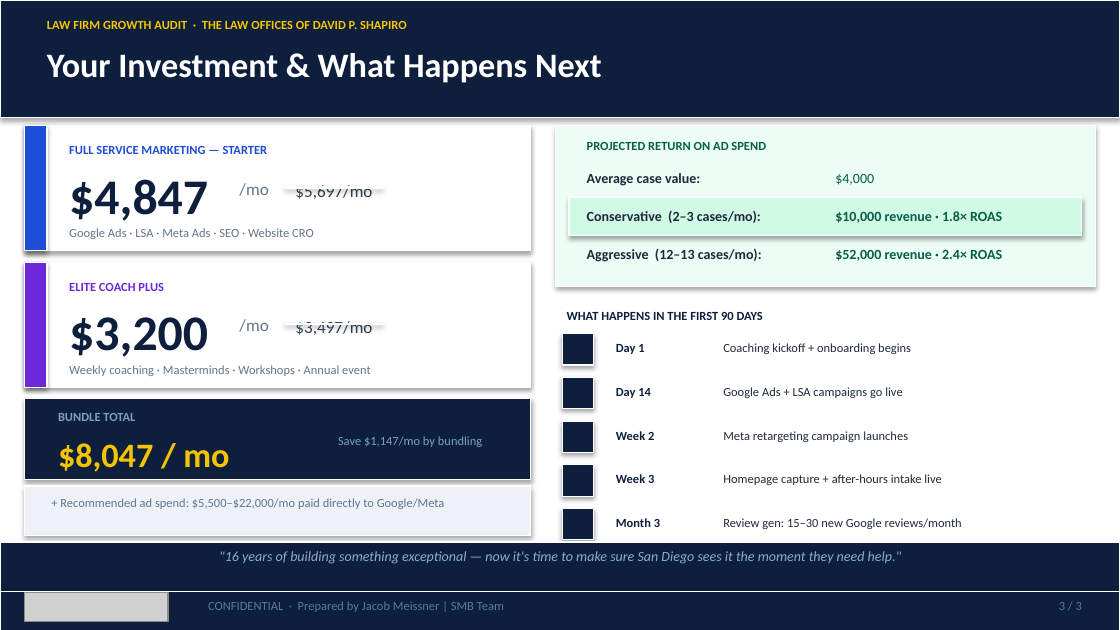
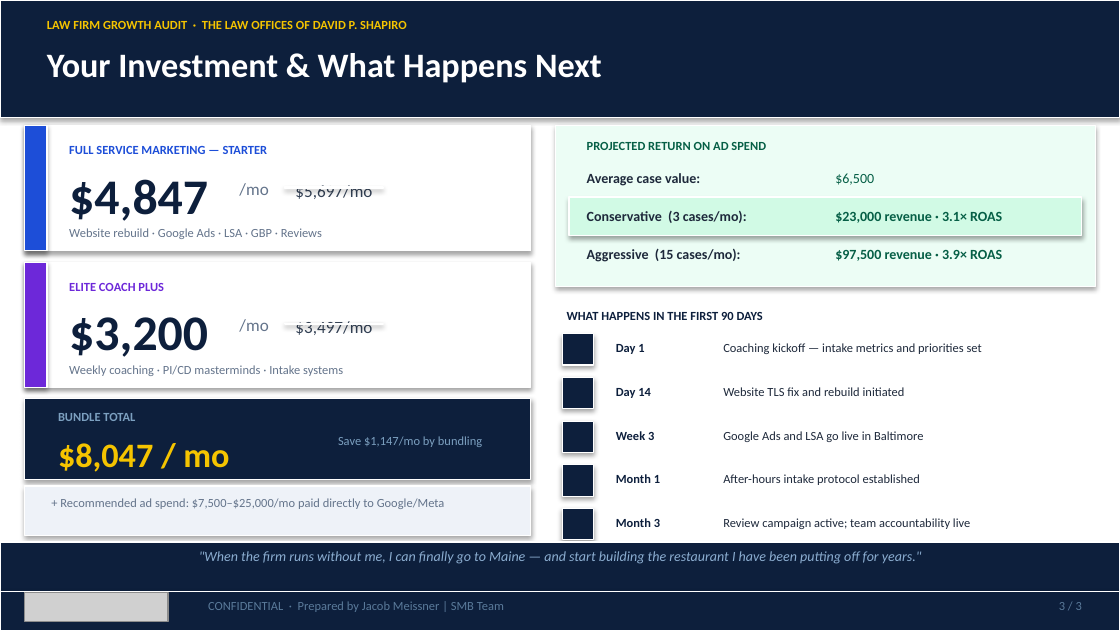
Before and after one commit to SMB-Team-Technology/workwith-smbteam, a slide deck: slide 3 of the-law-offices-of-david-p-shapiro/The_Law_Offices_of_David_P_Shapiro_June_11_2026_Proposal.pptx. Drawn at 1120x630 pixels with LibreOffice and Linux fonts; fonts in the diff are those of the drawing; grey boxes stand for pictures. Boxes give left, top, right and bottom in pixels: in the first picture for what was removed or moved away, otherwise in the second. Text is boxed around its words. In the diff, an @@ line names an element or a change of style, - is before the commit and + after.

```diff
--- a/the-law-offices-of-david-p-shapiro/The_Law_Offices_of_David_P_Shapiro_June_11_2026_Proposal.pptx
+++ b/the-law-offices-of-david-p-shapiro/The_Law_Offices_of_David_P_Shapiro_June_11_2026_Proposal.pptx
@@ text at [835, 173, 874, 185]: text changed @@
-$4,000
+$6,500
@@ text at [69, 228, 322, 239]: text changed @@
-Google Ads · LSA · Meta Ads · SEO · Website CRO
+Website rebuild · Google Ads · LSA · GBP · Reviews
@@ text at [587, 211, 747, 223]: text changed @@
-Conservative (2–3 cases/mo):
+Conservative (3 cases/mo):
@@ text at [835, 212, 1002, 223]: text changed @@
-$10,000 revenue · 1.8× ROAS
+$23,000 revenue · 3.1× ROAS
@@ text at [587, 249, 741, 262]: text changed @@
-Aggressive (12–13 cases/mo):
+Aggressive (15 cases/mo):
@@ text at [835, 249, 1002, 261]: text changed @@
-$52,000 revenue · 2.4× ROAS
+$97,500 revenue · 3.9× ROAS
@@ text at [723, 343, 982, 354]: text changed @@
-Coaching kickoff + onboarding begins
+Coaching kickoff — intake metrics and priorities set
@@ text at [69, 365, 343, 376]: text changed @@
-Weekly coaching · Masterminds · Workshops · Annual event
+Weekly coaching · PI/CD masterminds · Intake systems
@@ text at [723, 387, 905, 396]: text changed @@
-Google Ads + LSA campaigns go live
+Website TLS fix and rebuild initiated
@@ text at [723, 431, 923, 442]: text changed @@
-Meta retargeting campaign launches
+Google Ads and LSA go live in Baltimore
@@ text at [616, 474, 660, 483]: text changed @@
-Week 3
+Month 1
@@ text at [723, 474, 920, 485]: text changed @@
-Homepage capture + after-hours intake live
+After-hours intake protocol established
@@ text at [60, 498, 445, 509]: text changed @@
-+ Recommended ad spend: $5,500–$22,000/mo paid directly to Google/Meta
++ Recommended ad spend: $7,500–$25,000/mo paid directly to Google/Meta
@@ text at [723, 518, 970, 529]: text changed @@
-Review gen: 15–30 new Google reviews/month
+Review campaign active; team accountability live
@@ text at [199, 551, 922, 564]: text changed @@
-"16 years of building something exceptional — now it's time to make sure San Diego sees it the moment they need help."
+"When the firm runs without me, I can finally go to Maine — and start building the restaurant I have been putting off for years."
```
Also in this commit, not shown: 2 other slides changed, 1 other file.
